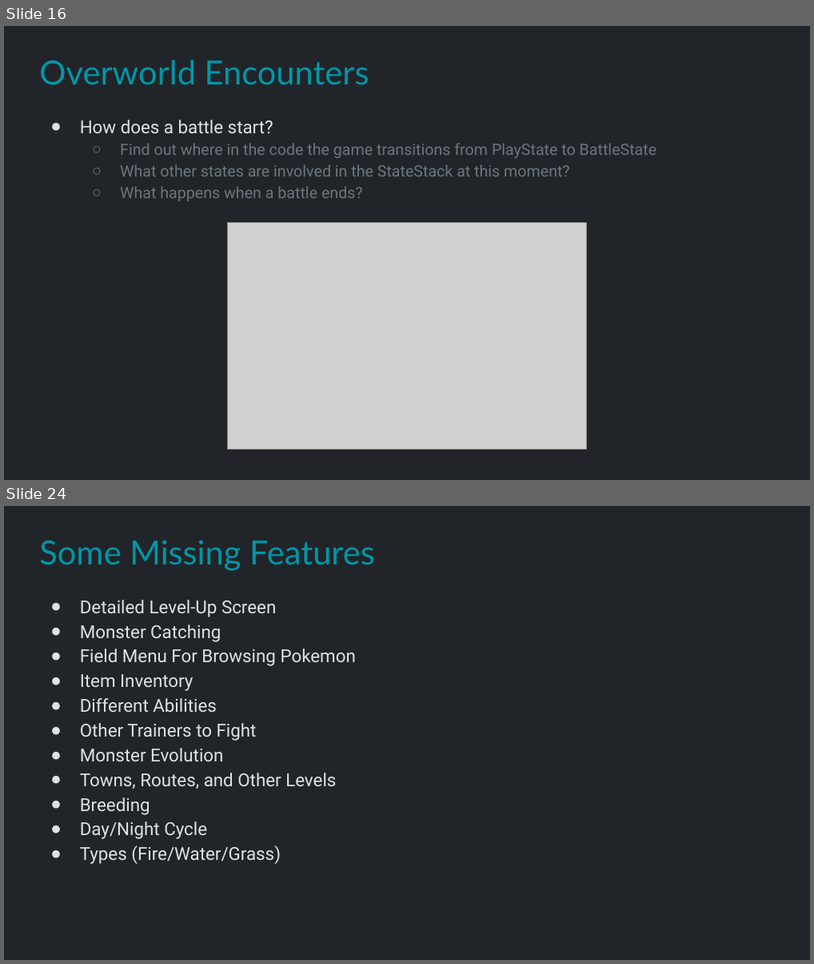
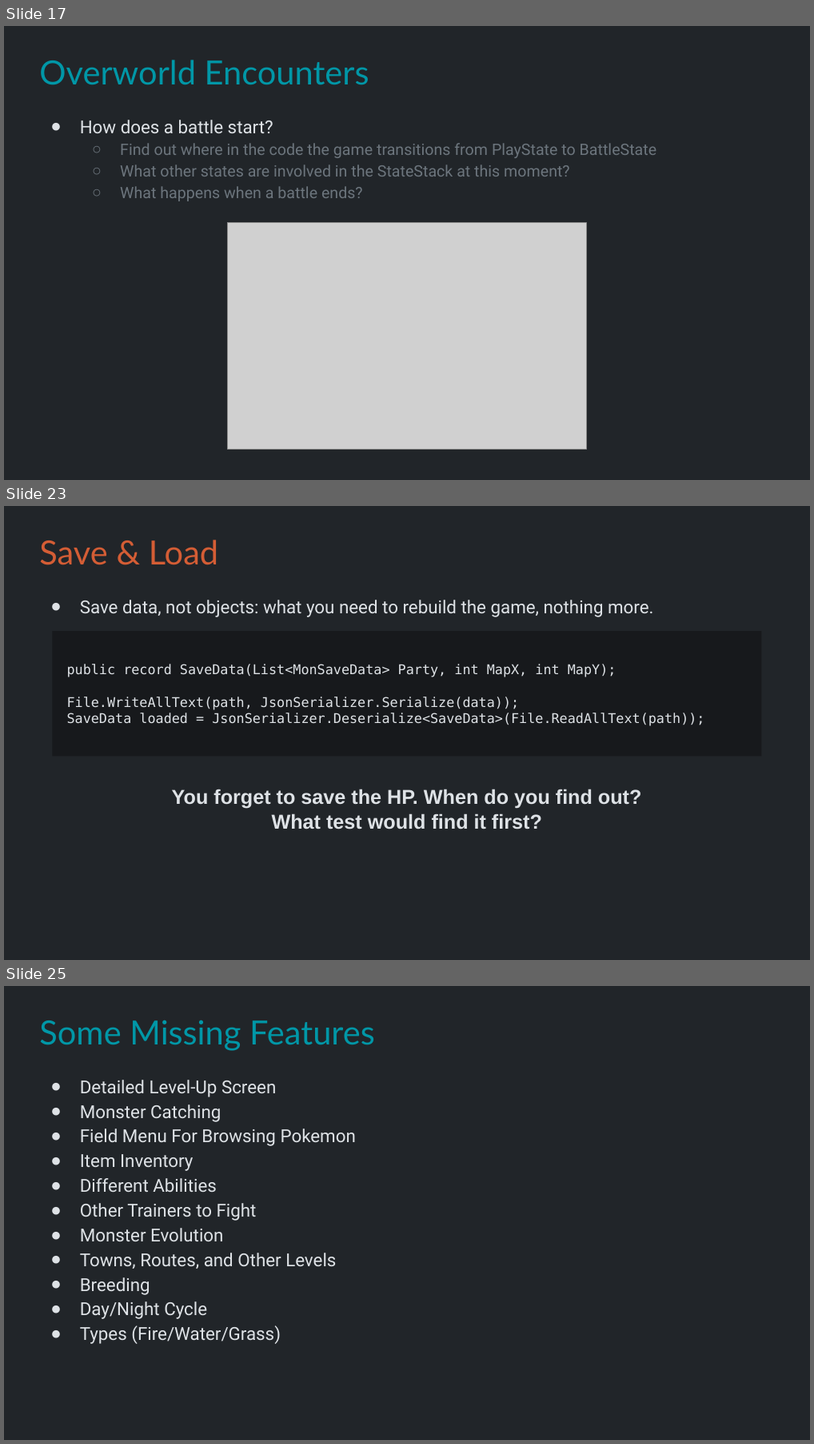
Before and after one commit to Metamate/gar, a slide deck: slides/10 Pokemon.pptx. Shown one above the other, each under a label of ours: slides 16 and 24 before the commit, slides 17, 23 and 25 after it; the slides between them are not shown. The pictures are 814x964 and 814x1444 pixels, drawn with LibreOffice and Linux fonts; fonts in the diff are those of the drawing; grey boxes stand for pictures. Boxes give left, top, right and bottom in pixels: in the first picture for what was removed or moved away, otherwise in the second. Text is boxed around its words. In the diff, an @@ line names an element or a change of style, - is before the commit and + after.

```diff
--- a/slides/10 Pokemon.pptx
+++ b/slides/10 Pokemon.pptx
@@ slide 23 added at (4, 506, 810, 960), background #212529 @@
@@ title added at (39, 540, 218, 565), 29.7 pt, text #D45D35 @@
+Save & Load
@@ text added at (80, 600, 654, 617), 16 pt, text #DEE2E6 @@
+● Save data, not objects: what you need to rebuild the game, nothing more.
@@ rectangle added at (52, 631, 762, 756), fill #17191C, 12 pt, text #DEE2E6 @@
+public record SaveData(List<MonSaveData> Party, int MapX, int MapY);
+File.WriteAllText(path, JsonSerializer.Serialize(data));
+SaveData loaded = JsonSerializer.Deserialize<SaveData>(File.ReadAllText(path));
@@ text added at (172, 788, 642, 829), 18 pt, text #DEE2E6, bold @@
+You forget to save the HP. When do you find out?
+What test would find it first?
@@ what was slide 16 is now slide 17 @@
@@ what was slide 24 is now slide 25 @@
```
Also in this commit, not shown: 7 slides changed, 7 other slides added, 6 slides removed, 1 other file.
